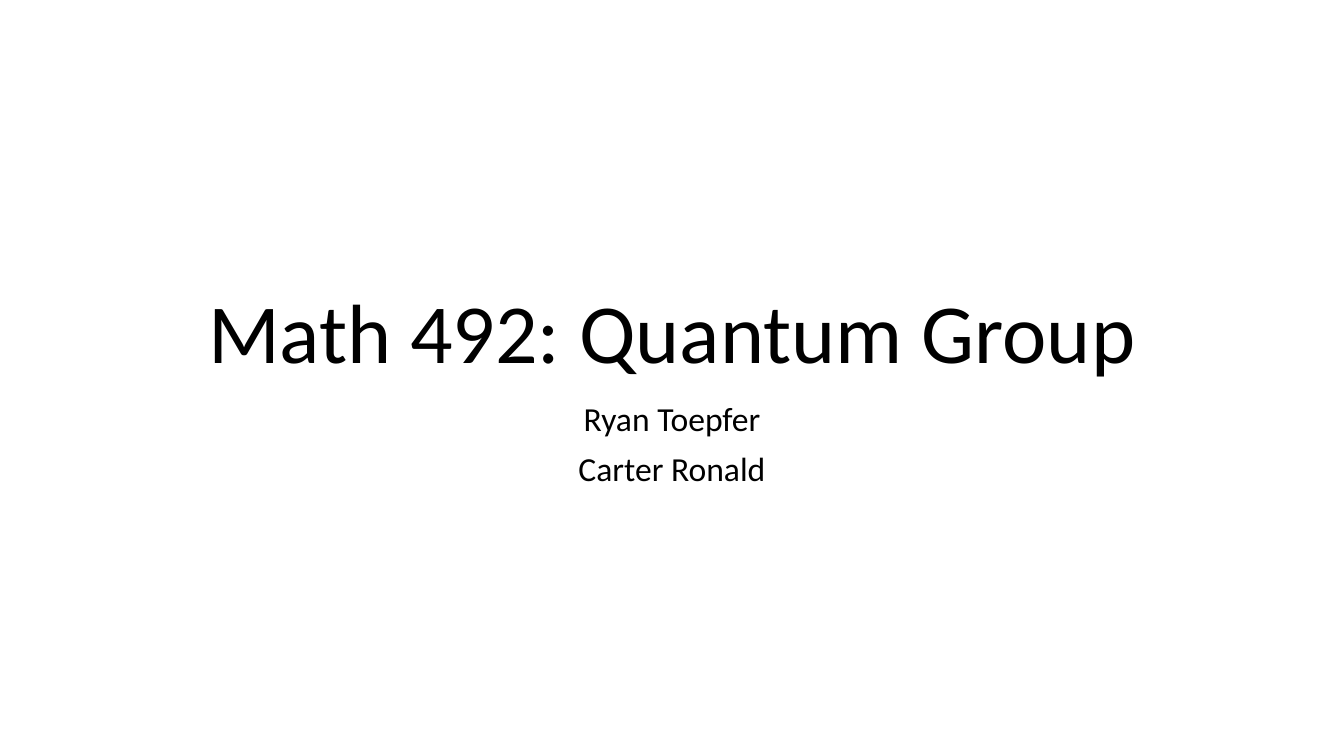
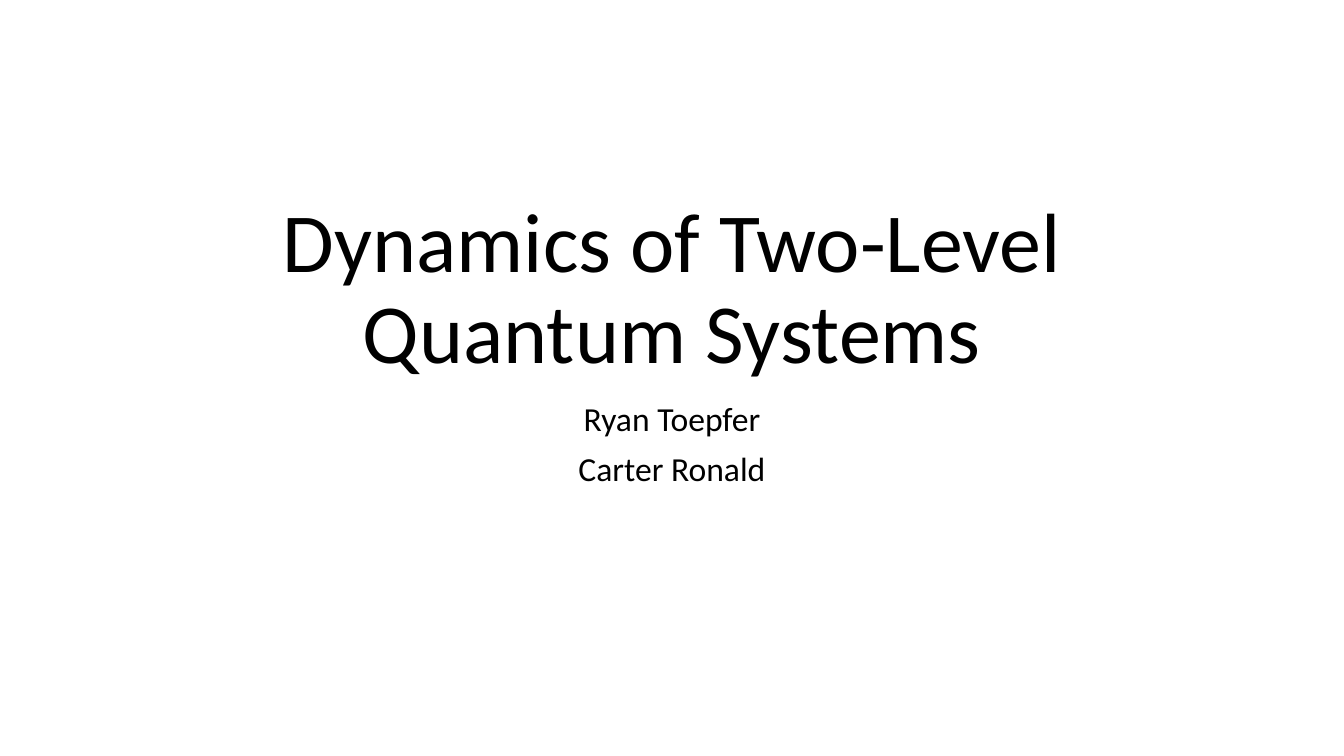
Before and after one commit to ryantpfr/quantam-ode, a slide deck: slide 1 of Presentation1.pptx. Drawn at 1344x756 pixels with LibreOffice and Linux fonts; fonts in the diff are those of the drawing. Boxes give left, top, right and bottom in pixels: in the first picture for what was removed or moved away, otherwise in the second. Text is boxed around its words. In the diff, an @@ line names an element or a change of style, - is before the commit and + after.

```diff
--- a/Presentation1.pptx
+++ b/Presentation1.pptx
@@ title at [283,213,1060,377]: text changed @@
-Math 492: Quantum Group
+Dynamics of Two-Level Quantum Systems
```
Also in this commit, not shown: 1 other slide changed, 1 slide added, 4 other files.
